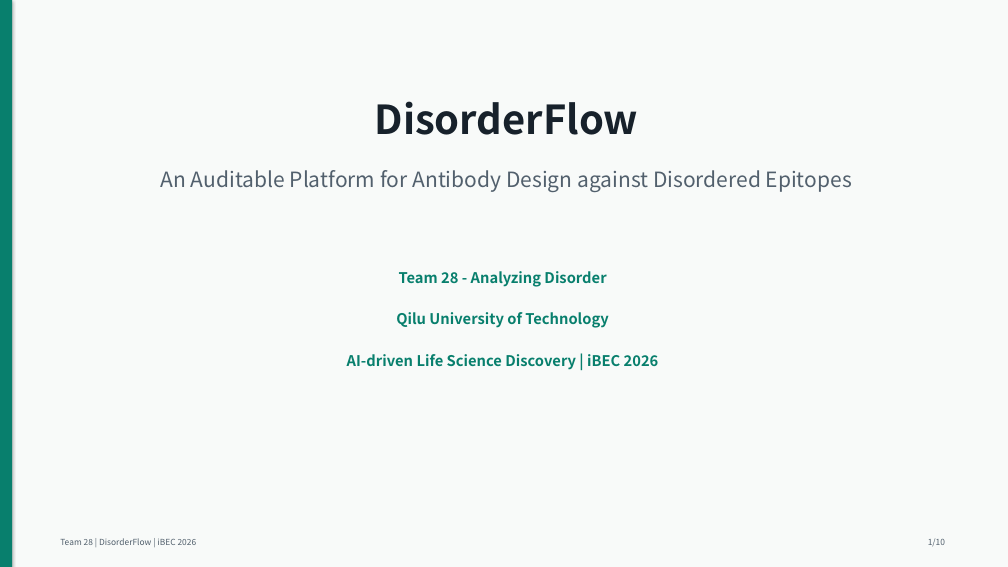
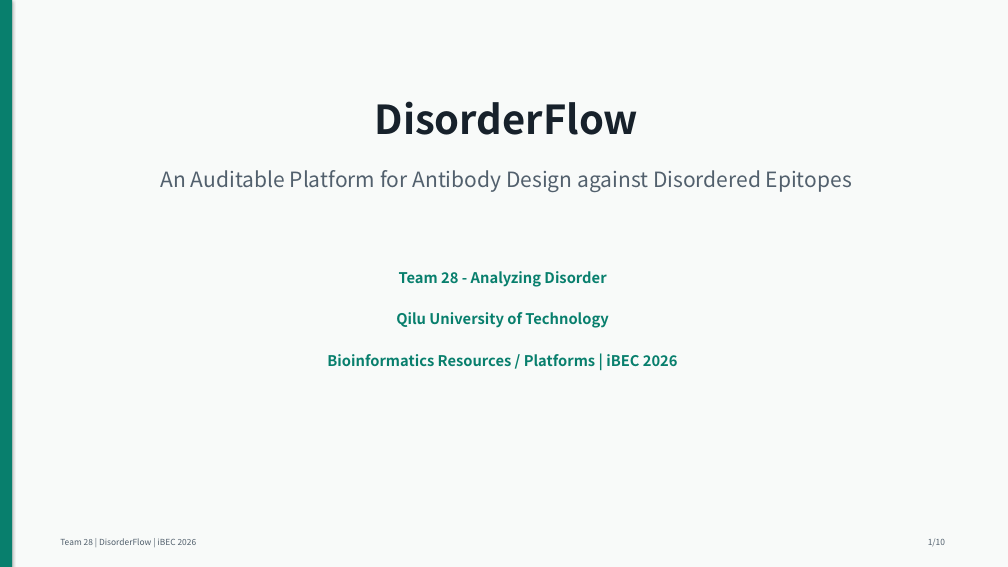
Before and after one commit to liubuing/DisorderFlow, a slide deck: slide 1 of iBEC_Submission/build_v2/AnalyzingDisorder/28-AnalyzingDisorder-TechnicalAbstract.pptx. Drawn at 1008x567 pixels with LibreOffice and Linux fonts; fonts in the diff are those of the drawing. Boxes give left, top, right and bottom in pixels: in the first picture for what was removed or moved away, otherwise in the second. Text is boxed around its words. In the diff, an @@ line names an element or a change of style, - is before the commit and + after.

```diff
--- a/iBEC_Submission/build_v2/AnalyzingDisorder/28-AnalyzingDisorder-TechnicalAbstract.pptx
+++ b/iBEC_Submission/build_v2/AnalyzingDisorder/28-AnalyzingDisorder-TechnicalAbstract.pptx
@@ text at [327,354,678,366]: text changed @@
-AI-driven Life Science Discovery | iBEC 2026
+Bioinformatics Resources / Platforms | iBEC 2026
```
Also in this commit, not shown: 1 other slide changed, 16 other files.
